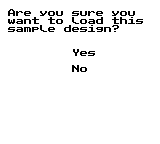
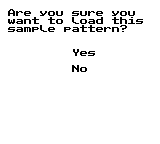
Two versions of the same layered image (w=160, h=144). Layer-by-layer changes:
painted on "Background" over (64, 25, 127, 32)
